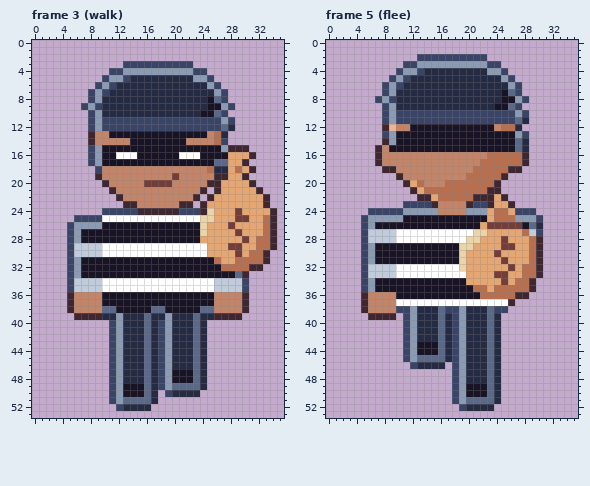
Pixel-art file: art/depths/thief@75.aseprite. Above, as it was before the edit.
36x54 pixels, 8 frames. Shown: frame 3 (walk), frame 5 (flee). The commit also changed other frames, which this record leaves out.
The result:
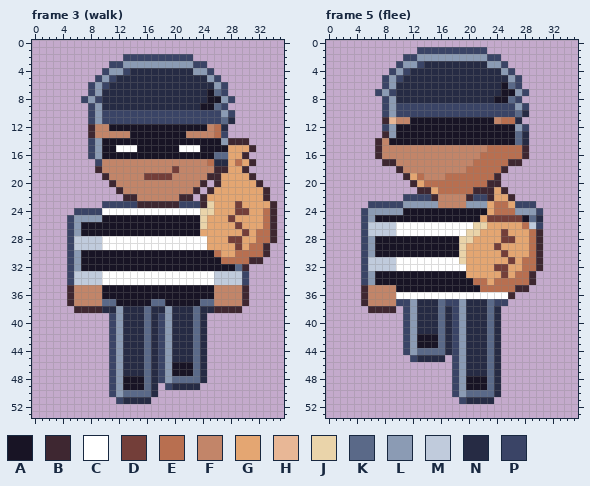
Palette (. is transparent): A #181425  B #3e2731  C #ffffff  D #733e39  E #b86f50  F #c28569  G #e4a672  H #e8b796  J #ead4aa  K #5a6988  L #8b9bb4  M #c0cbdc  N #262b44  P #3a4466
What changed:
Changed rows in their new state; - is an unchanged pixel.
Frame 3 (walk):
first column x 5:
 2 --------PPPPPPPPPP------------
 3 ------PPLLLLLLLLLLPP----------
 4 -----PLLPNNNNNNNNNLLP---------
 5 ----PLPNN---------NNLP--------
 6 ---PLPN-------------NLP-------
 7 -----N--------------AK--------
 8 --PLP----------------ALP------
 9 --.PL--------------A-KP.------
10 -----PPPPPPPPPPPPPPPPPLP------
11 ----------------------KN------
12 ---BFFAAAAAAAAAAAAAAFEN.------
13 ------FFF--------FFF--P-------
14 ---PLAAAA--------AAAAALBBB----
15 -------CCC------CCC---AGGGB---
16 -------AAA------AAA--KK--B.---
17 ---.PFFFFFFFFFFFFFFFENN-EGB---
18 ----B----------D----FBB-GB.---
19 ----.B-----DDDDF----B-G--GB---
20 -----.B----FFFF----B.-----GB--
21 ------.B----------B.BG-----GB-
22 -------.BB------BB.BG---------
23 -----PPPPPBBBBBBPPP-J---D---GB
24 -PPPPCCCCCCCCCCCCCCJ-----D--E-
25 PLLLLAAAAAAAAAAAAAA-G--DGG----
26 --AAA------------------GD-----
27 -------------------G----GD-E--
28 -MMMMCCCCCCCCCCCCCCC---DDG----
29 -----------------------G--E-B.
30 -LAAAAAAAAAAAAAAAAAAAE--EE----
31 ---------------------AEE--BB.-
32 ----------------------AAKB..--
33 -MMMMCCCCCCCCCCCCCCCCMMMMP----
35 BFFFFAAAAAAAAAAAAAAAAFFFFB----
37 -----KK-----KK-----KK---------
38 .BBBBNNLNNNKNNLNNNKNNBBBB.----
39 -.....P------P------.....-----
first column x 11:
46 ---------AAA--
48 --AAA----KKK--
49 -------.PNNNN.
50 --KKK---.....-
51 .PNNNN.-------
52 -.....--------
Frame 5 (flee):
first column x 5:
 1 --------PPPPPPPPPP--------
 2 ------PPLLLLLLLLLLPP------
 3 -----PLLPNNNNNNNNNLLP-----
 4 ----PLPNN---------NNLP----
 5 ---PLPN-------------NLP---
 6 -----N--------------AK----
 7 --PLP----------------ALP--
 8 --.PL--------------A-KP.--
 9 -----PPPPPPPPPPPPPPPPPLP--
10 ----------------------KN--
11 ---BHFFAAAAAAAAAAAAFEEN.--
12 ---PLAA------------AAALP--
13 ---B------------------KN--
14 --BFA---------------------
15 ----FFFFFFFFFFFFFFEEEEEB--
16 -----------------E--------
17 --.BB-----------E----BB.--
18 ---..B---------E----B..---
19 -----.BGE---EEE----B.-----
20 ------.BGEEE------B-------
21 -------.BBG-----BB-GB-----
22 ------PPPPBFFFFBPP--GB----
23 -PPPPPLLLLL----LLLGEEGPPP-
24 PLLLLLAAAAAAAAAAAA---ELLLP
25 --AAAA-----------GDDDDDAKN
26 -MMMMCCCCCCCCCCCJJGGGGGEMP
27 ---------------J-G--D--GEB
28 -LAAAAAAAAAAAAJ-G----D----
29 ---------------G---DGG----
30 -------------------GD-----
31 -MMMMCCCCCCCCC------GD-E--
32 --------------C----DDG----
33 -LAAAAAAAAAAAAA----G--E-B.
34 ---------------AEE-EEE----
35 BFFFF-----------A-E---BB.-
36 -----CCCCCCCCCCCCCCCCB..--
37 -----PPLNNNKPPLNNNKPP.----
38 .BBBB.------N------N.-----
39 -....---------------------
42 --------AAA---------------
44 --------KKK---------------
45 ------.PNNNN.-------------
46 -------.....--------------
48 ---------------AAA--------
50 ---------------KKK--------
51 -------------.PNNNN.------
52 --------------.....-------
Changed places in both pictures, as pixel boxes (x1, y1, x2, y2):
changed: (67, 54, 277, 320)
changed: (109, 362, 207, 411)
changed: (361, 47, 543, 411)
